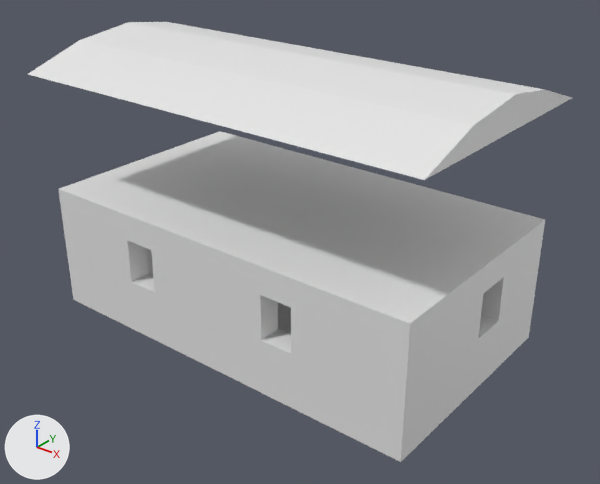
Renders of the Blender file haus3.blend from each side of a commit.
Rendered twice from a 50 mm lens placed at (35.4, -44.7, 39.8), pointed at (-4.7, 5.4, 8.7). Arrows for +X, +Y and +Z are at lower left; the lights stay in place. Materials are left out; every surface is plain grey.

The older version as bpy lines, for what is in view:
```python
me_plane = bpy.data.meshes.new('Plane')
me_plane.from_pydata(...)  # 192 vertices, 204 faces; spans x -10.8..5.3, y -0.8..8.3, z 0.0..10.2
me_plane.materials.append(mat_haus3uv_tif)
ob_store = bpy.data.objects.new('Store', me_plane)
ob_store.location = (0.0, -3.0, 0.0)
ob_store.scale = (2.4, 2.4, 2.4)
```
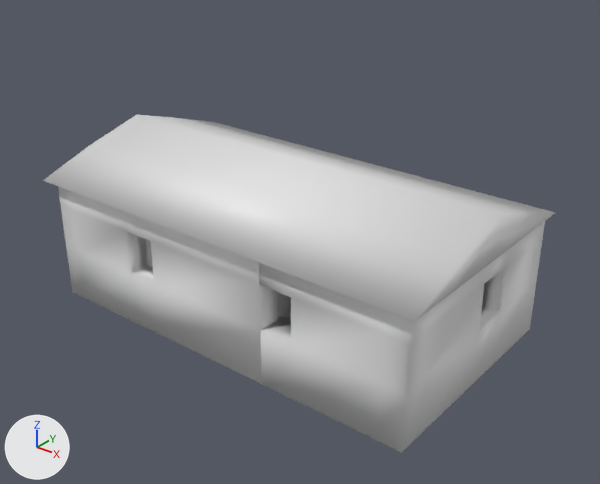
Pixel boxes [x1, y1, x2, y2] of what changed, in the pictures (600 x 484 px; the box of a moved part takes in the faces that stretch with it):
'Store', reshaped, moved
    before: [28, 22, 572, 462]
    after: [58, 187, 545, 452]
'roof', added
    after: [43, 115, 556, 322]
part 1 of me_plane, deleted
    before: [28, 22, 572, 180]
part 2 of me_plane, moved or reshaped
    before: [91, 131, 545, 335]
    after: [152, 266, 291, 325]
part 3 of me_plane, shading changed
    both: [58, 189, 545, 452]

Edits to the bpy script that builds the scene:
```text
Change me_plane:
    used by ob_store; location = (0.0, -3.0, 0.0); scale = (2.4, 2.4, 2.4)
    remove me_plane.from_pydata(...)  # 192 vertices, 204 faces; spans x -10.8..5.3, y -0.8..8.3, z 0.0..10.2
    add me_plane.from_pydata(...)  # 202 vertices, 187 faces, 1 loose edge; spans x -10.4..5.0, y -0.4..8.3, z 0.0..4.8
    me_plane part 1: the loose piece of 16 vertices spanning x -10.8..5.3, y -0.8..8.3, z 9.1..10.2 is deleted
    me_plane part 2
    22 faces are deleted
    14 vertices are added at x -9.6..4.2, y 7.5, z 0.0..4.8
    6 new vertices lie (-0.8, 0.0, 0.0) away from vertices in x 5.0, y 7.5..8.3, z 0.0..4.8
    6 new vertices lie (0.8, 0.0, 0.0) away from vertices in x -10.4, y 7.5..8.3, z 0.0..4.8
    1 loose edge is added
    22 new faces join them
    me_plane part 3: 165 kept faces spanning x -10.4..5.0, y -0.4..8.3, z 0.0..4.8 are now shaded smooth
Add me_plane_001:
    me_plane_001.from_pydata([(5.3, -0.8, 9.1), (-10.8, -0.8, 9.1), (5.3, 8.3, 9.1), (-10.8, 8.3, 9.1), (-10.8, 6.3, 9.1), (-10.8, 4.0, 9.1), (-10.8, 1.6, 9.1), (5.3, 1.6, 9.1), (5.3, 4.0, 9.1), (5.3, 6.3, 9.1), (-10.8, 6.0, 9.9), (-10.8, 4.0, 10.5), (-10.8, 1.6, 9.9), (5.3, 1.6, 9.9), (5.3, 4.0, 10.5), (5.3, 6.0, 9.9)], [], [(4, 3, 2, 9), (1, 6, 7, 0), (9, 4, 10, 15), (12, 13, 14, 11), (11, 14, 15, 10), (8, 9, 15, 14), (7, 8, 14, 13), (5, 6, 12, 11), (4, 5, 11, 10), (15, 9, 2), (2, 3, 10, 15), (10, 3, 4), (12, 6, 1), (13, 12, 1, 0), (13, 0, 7), (8, 5, 4, 9), (7, 6, 5, 8)])
    me_plane_001.polygons.foreach_set('use_smooth', [True] * 17)
    for i in [*range(5, 10), 11, 12, 14]: me_plane_001.polygons[i].material_index = 1
Change ob_store:
    ob_store.location: (0.0, -3.0, 0.0) -> (0.0, -3.0, 0.86)
Add ob_roof:
    ob_roof = bpy.data.objects.new('roof', me_plane_001)
    ob_roof.location = (0.0, -3.0, -9.61)
    ob_roof.scale = (2.4, 2.4, 2.4)
```
